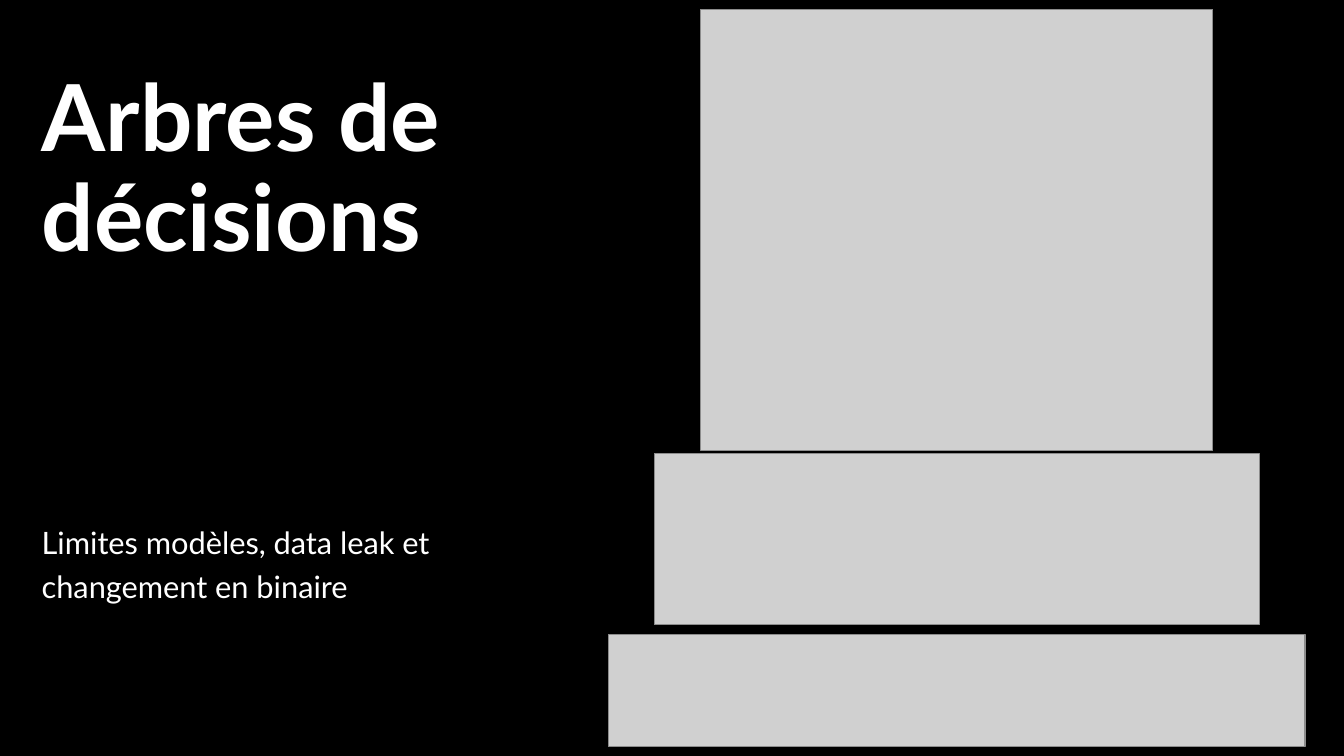
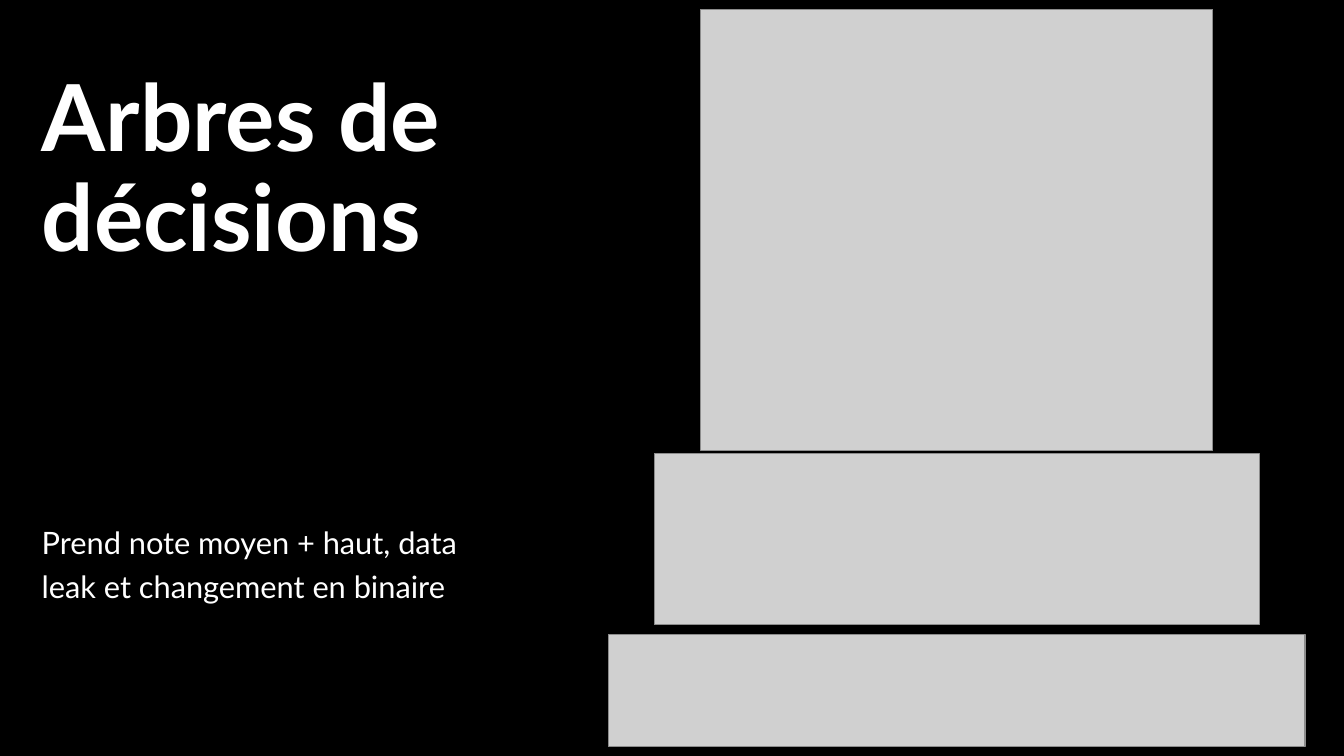
Before and after one commit to seguinx/Movie-Recommendation-System, a slide deck: slide 4 of RecFilmsUA3.pptx. Drawn at 1344x756 pixels with LibreOffice and Linux fonts; fonts in the diff are those of the drawing; grey boxes stand for pictures; background and template pictures are left out. Boxes give left, top, right and bottom in pixels: in the first picture for what was removed or moved away, otherwise in the second. Text is boxed around its words. In the diff, an @@ line names an element or a change of style, - is before the commit and + after.

```diff
--- a/RecFilmsUA3.pptx
+++ b/RecFilmsUA3.pptx
@@ subtitle at (42,531,457,604): text changed @@
-Limites modèles, data leak et changement en binaire
+Prend note moyen + haut, data leak et changement en binaire
```
